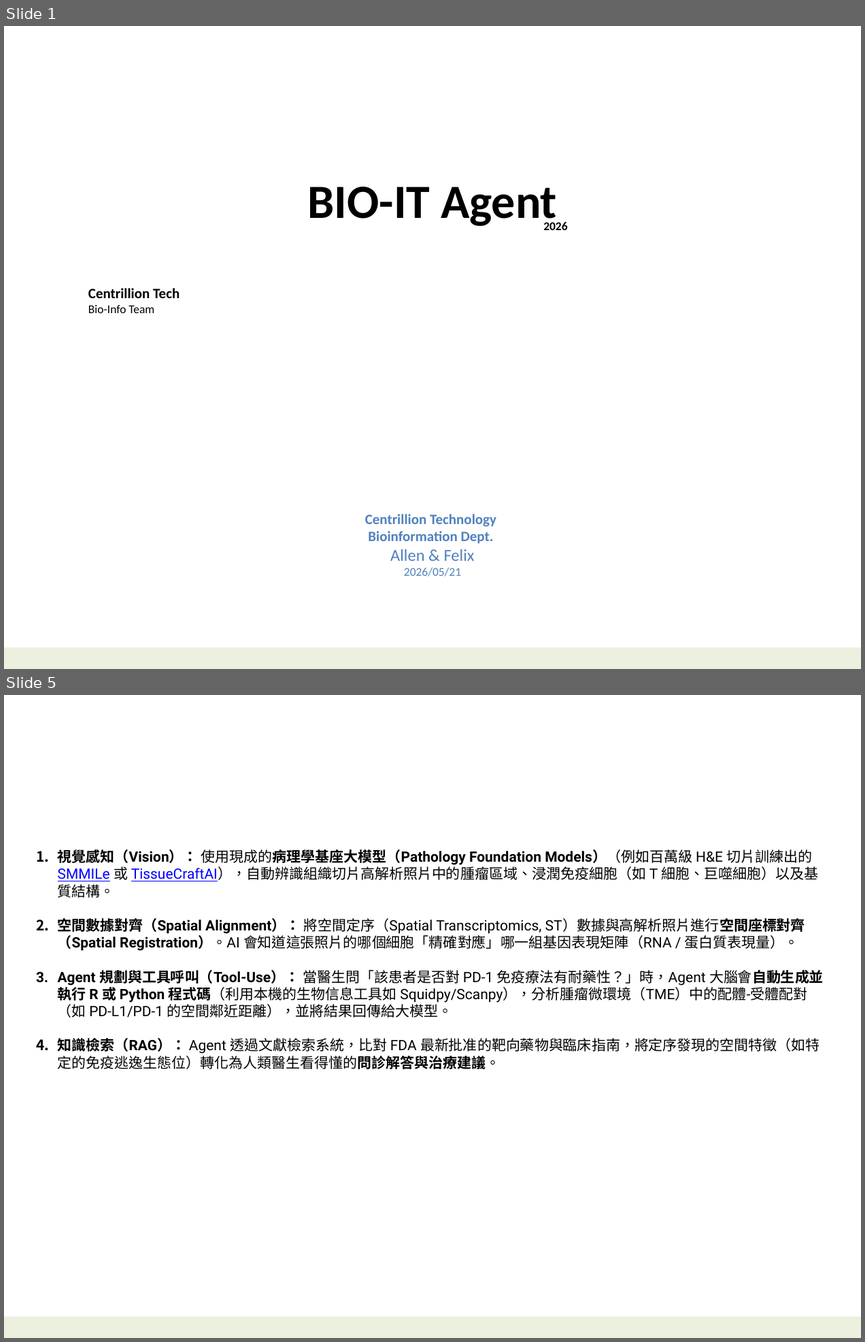
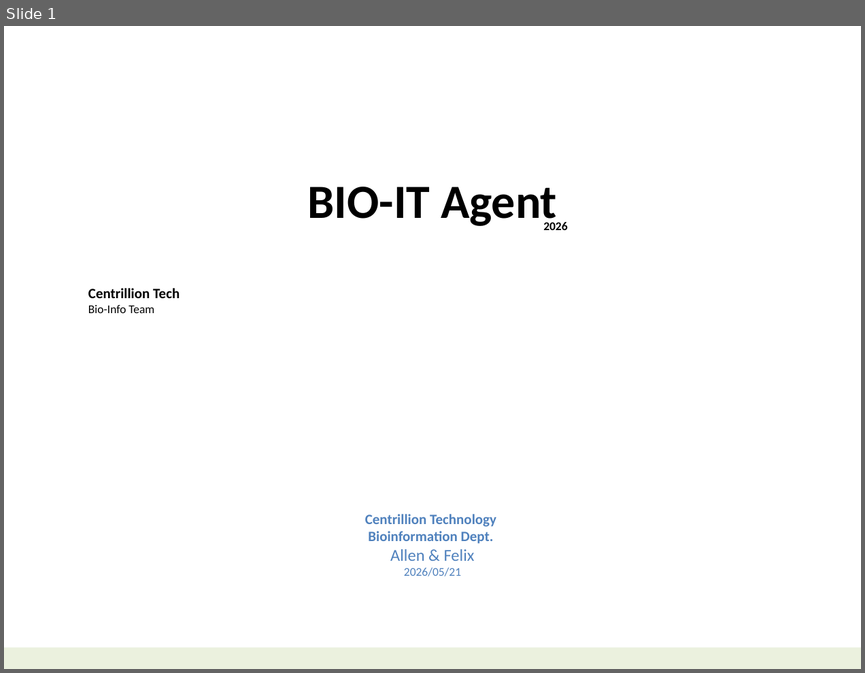
Before and after one commit to navibator/crazy-ai, a slide deck: bio-it-agent.pptx. Shown one above the other, each under a label of ours: slides 1 and 5 before the commit, slide 1 after it; the slides between them are not shown. The pictures are 865x1342 and 865x673 pixels, drawn with LibreOffice and Linux fonts; fonts in the diff are those of the drawing. Boxes give left, top, right and bottom in pixels: in the first picture for what was removed or moved away, otherwise in the second. Text is boxed around its words. In the diff, an @@ line names an element or a change of style, - is before the commit and + after.

Commit message:
bio-it agent

```diff
--- a/bio-it-agent.pptx
+++ b/bio-it-agent.pptx
@@ slide 5 removed at box(4, 695, 861, 1338), background #FFFFFF; not listed: 1 template element that a slide beside it also shows @@
@@ text removed at box(58, 849, 823, 1069) @@
-1. 視覺感知（Vision）： 使用現成的病理學基座大模型（Pathology Foundation Models）（例如百萬級 H&E 切片訓練出的 SMMILe 或 TissueCraftAI），自動辨識組織切片高解析照片中的腫瘤區域、浸潤免疫細胞（如 T 細胞、巨噬細胞）以及基質結構。
-2. 空間數據對齊（Spatial Alignment）： 將空間定序（Spatial Transcriptomics, ST）數據與高解析照片進行空間座標對齊（Spatial Registration）。AI 會知道這張照片的哪個細胞「精確對應」哪一組基因表現矩陣（RNA / 蛋白質表現量）。
-3. Agent 規劃與工具呼叫（Tool-Use）： 當醫生問「該患者是否對 PD-1 免疫療法有耐藥性？」時，Agent 大腦會自動生成並執行 R 或 Python 程式碼（利用本機的生物信息工具如 Squidpy/Scanpy），分析腫瘤微環境（TME）中的配體-受體配對（如 PD-L1/PD-1 的空間鄰近距離），並將結果回傳給大模型。
-4. 知識檢索（RAG）： Agent 透過文獻檢索系統，比對 FDA 最新批准的靶向藥物與臨床指南，將定序發現的空間特徵（如特定的免疫逃逸生態位）轉化為人類醫生看得懂的問診解答與治療建議。
```
Also in this commit, not shown: 6 slides added, 5 other slides removed, 4 other files.
